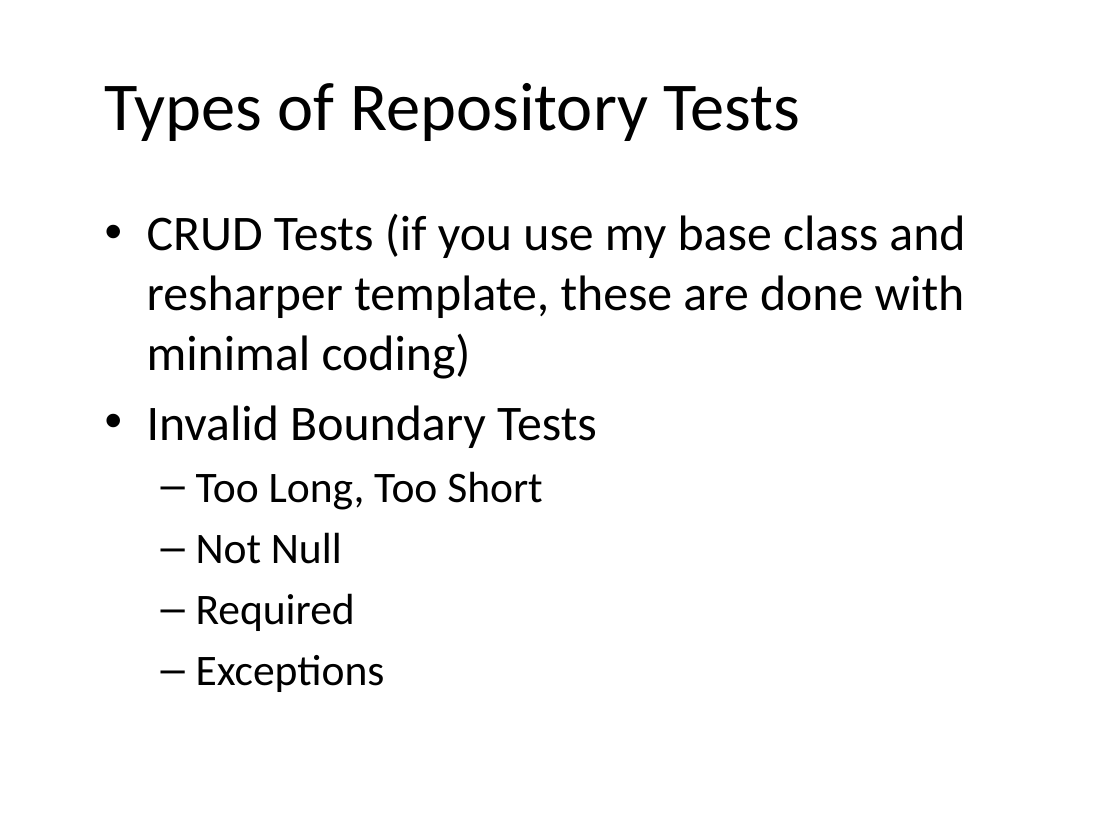
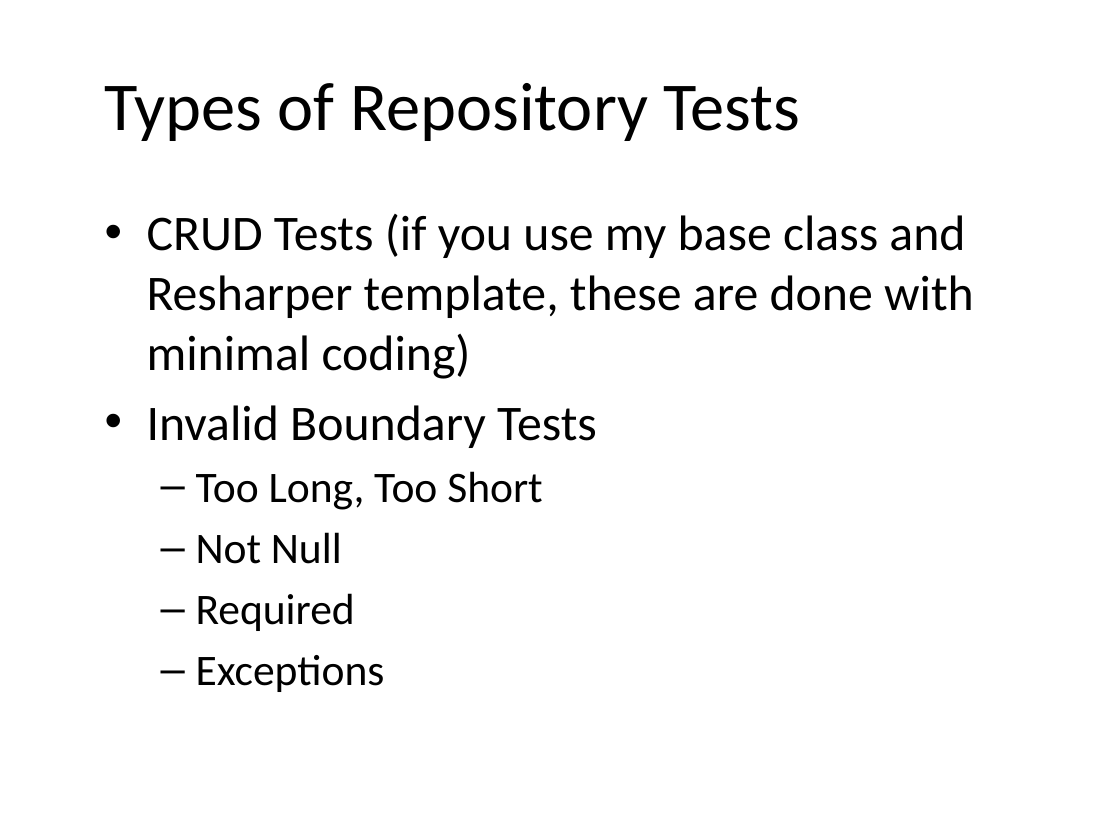
Before and after one commit to jSylvestre/ResharperTemplates, a slide deck: slide 11 of How To Write Unit Tests.pptx. Drawn at 1120x840 pixels with LibreOffice and Linux fonts; fonts in the diff are those of the drawing; background and template pictures are left out. Boxes give left, top, right and bottom in pixels: in the first picture for what was removed or moved away, otherwise in the second. Text is boxed around its words. In the diff, an @@ line names an element or a change of style, - is before the commit and + after.

```diff
--- a/How To Write Unit Tests.pptx
+++ b/How To Write Unit Tests.pptx
@@ text at [147,214,974,379]: text changed @@
-• CRUD Tests (if you use my base class and resharper template, these are done with minimal coding)
+• CRUD Tests (if you use my base class and Resharper template, these are done with minimal coding)
```
